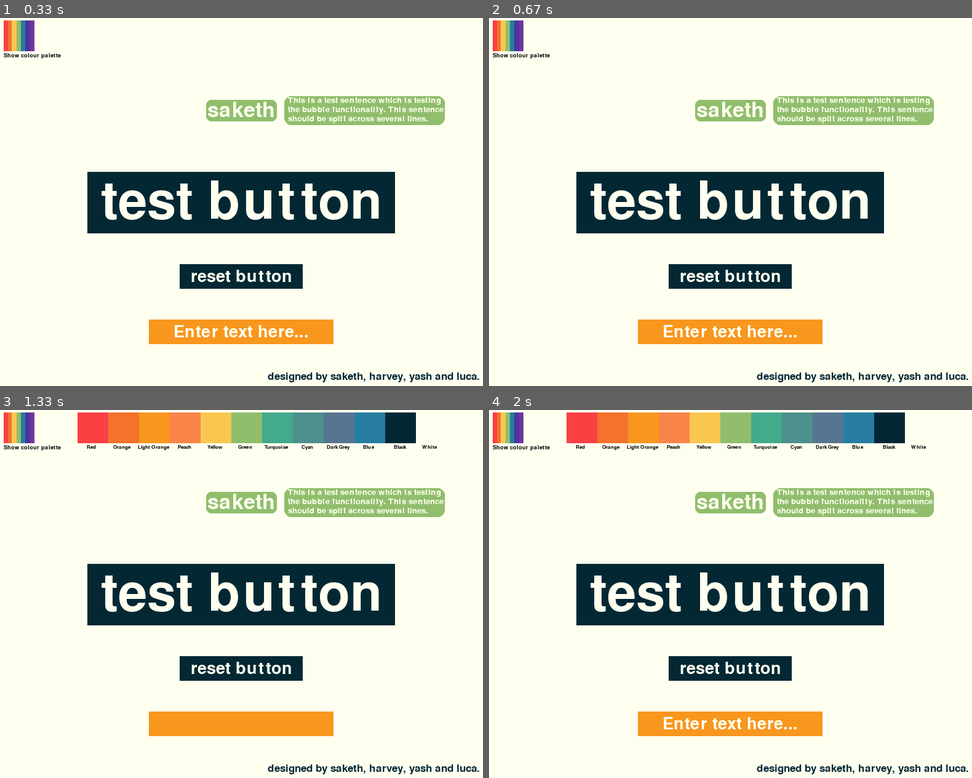
Above: before the commit, frames 1-4 (two rows, left to right).
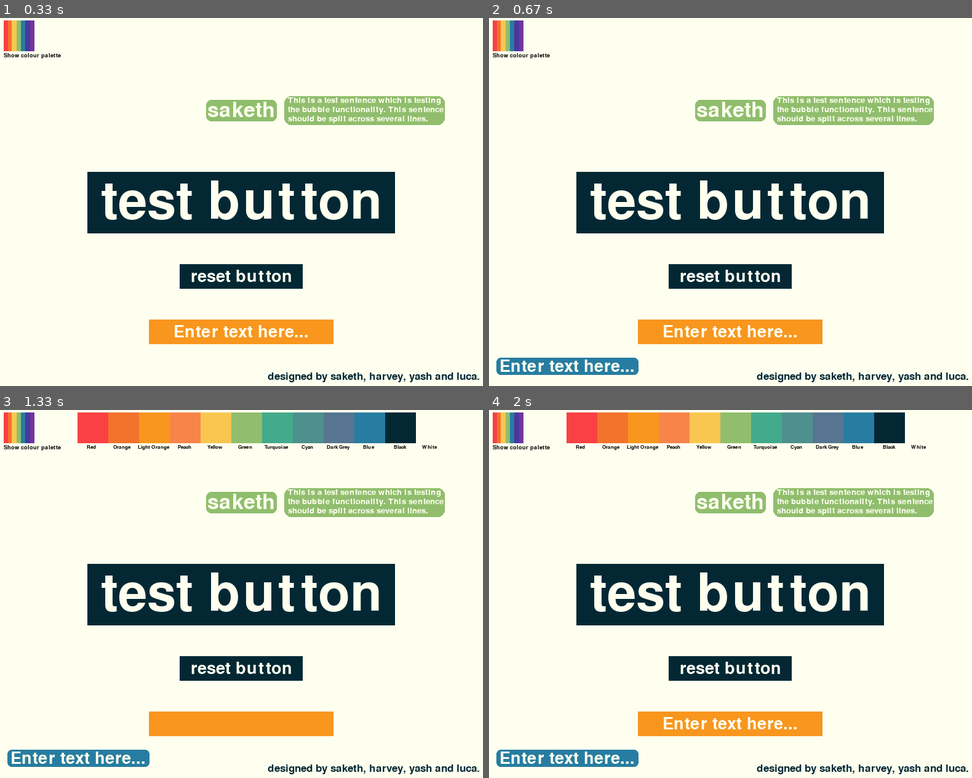
Above: after the commit, the same moments.

Repository: sakethnadiger/A-Level-Group-Project
Game: pygame game, started from pygame_experiment.py
The game is run twice, just before and just after one commit, with the same random seed, the same clock (stepped at 60 frames per second) and the same inputs.
Inputs (mouse positions are in pixels of both pictures, inside the frame that each line leads up to):
- Up to frame 1 (0.33 s): no input
- Up to frame 2 (0.67 s): tap Enter at 0.33 s
- Up to frame 3 (1.33 s): click (19, 428) at 0.72 s; click "Enter text here..." at 1.05 s
- Up to frame 4 (2 s): click (909, 722) at 1.38 s

Frame 1 is identical in both runs. In frame 2, 1.1% of the frame differs, in the area x 1-31%, y 92-97%; in frame 3, 1.1%; in frame 4, 1.1%.

Commit message:
Added Messages

Diff:
--- a/pygame_experiment.py
+++ b/pygame_experiment.py
@@ -109,6 +109,7 @@
 
 is_running = True
 fullscreen = False
+messageReal = False #Testing variable to allow for messages to appear
 
 messages = []
 
@@ -164,7 +165,13 @@
             messages.append(inp)
         textbox.update(event)
 
+    if len(messages) > 0:
+        messageBubble = ui.Bubble(BLUE, messages[0], 40, WHITE)
+        messageReal = True
+        messages.pop(0)
 
+    if messageReal == True:
+        messageBubble.draw(screen, ui.pin_x(-1, messageBubble.width // 2 + 20), ui.pin_y(-1, messageBubble.height // 2 + 20))
 
     # DON'T DRAW ANYTHING HERE IM LOOKING AT YOU HARVEY
 
--- a/ui_elements.py
+++ b/ui_elements.py
@@ -100,6 +100,8 @@
         self.text = text
         self.text_size = text_size
         self.text_colour = text_colour
+        self.width = 0
+        self.height = 0
         font = pygame.font.SysFont(None, text_size)
         lines = multi_line_separator(self.text, 40)
         self.line_objects = []
@@ -109,17 +111,17 @@
     def draw(self, surface, x, y):
         height_multiplier = len(self.line_objects)#The length of the number of lines is the length of the line_objects list, which is the number the height is multiplied by
         #add 5% of the width and height of the fonts on to the rectangle to act as padding
-        width = int(self.line_objects[0].get_width() * 1.05)
-        height = int(self.line_objects[0].get_height() * height_multiplier * 1.05)
+        self.width = int(self.line_objects[0].get_width() * 1.05)
+        self.height = int(self.line_objects[0].get_height() * height_multiplier * 1.05)
         new_x = convert_coords(x, y)[0]
         new_y = convert_coords(x, y)[1]
-        centred_x = new_x - width//2
-        centred_y = new_y - height//2
-        bubble_rect = pygame.Rect(centred_x, centred_y, width, height)
-        pygame.draw.rect(surface, self.colour, bubble_rect, 0, min(width, height)//4)
+        centred_x = new_x - self.width//2
+        centred_y = new_y - self.height//2
+        bubble_rect = pygame.Rect(centred_x, centred_y, self.width, self.height)
+        pygame.draw.rect(surface, self.colour, bubble_rect, 0, min(self.width, self.height)//4)
 
         for iter, object in enumerate(self.line_objects):
-            surface.blit(object, (centred_x + (width//2) - self.line_objects[0].get_width()//2, centred_y + ((height//(2*height_multiplier)) + (iter*self.line_objects[0].get_height()) - self.line_objects[0].get_height()//2)))
+            surface.blit(object, (centred_x + (self.width//2) - self.line_objects[0].get_width()//2, centred_y + ((self.height//(2*height_multiplier)) + (iter*self.line_objects[0].get_height()) - self.line_objects[0].get_height()//2)))
         #surface.blit(self.line_objects[1], (centred_x + (width//2) - self.line_objects[0].get_width()//2, centred_y + (height//(2 * 5)) + (self.line_objects[0].get_height()) - self.line_objects[0].get_height()//2))
 
 #Inherited buton from label.
